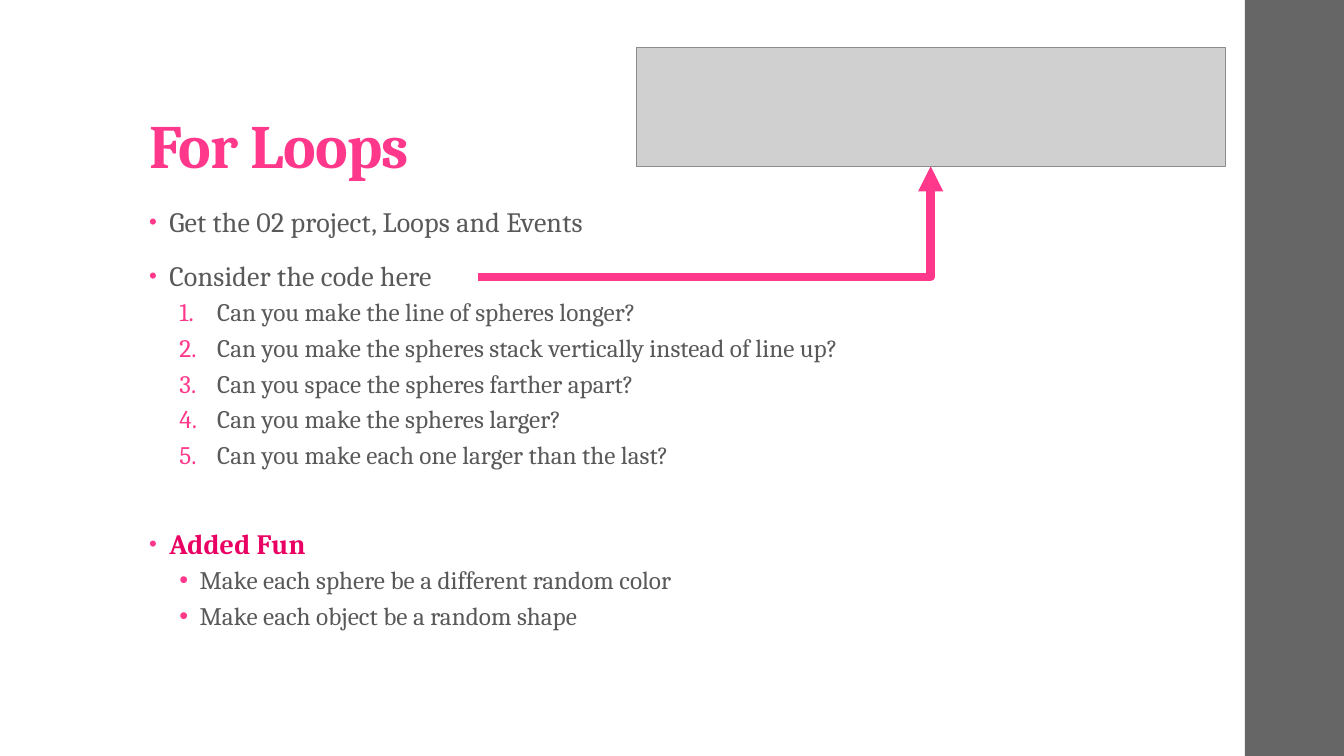
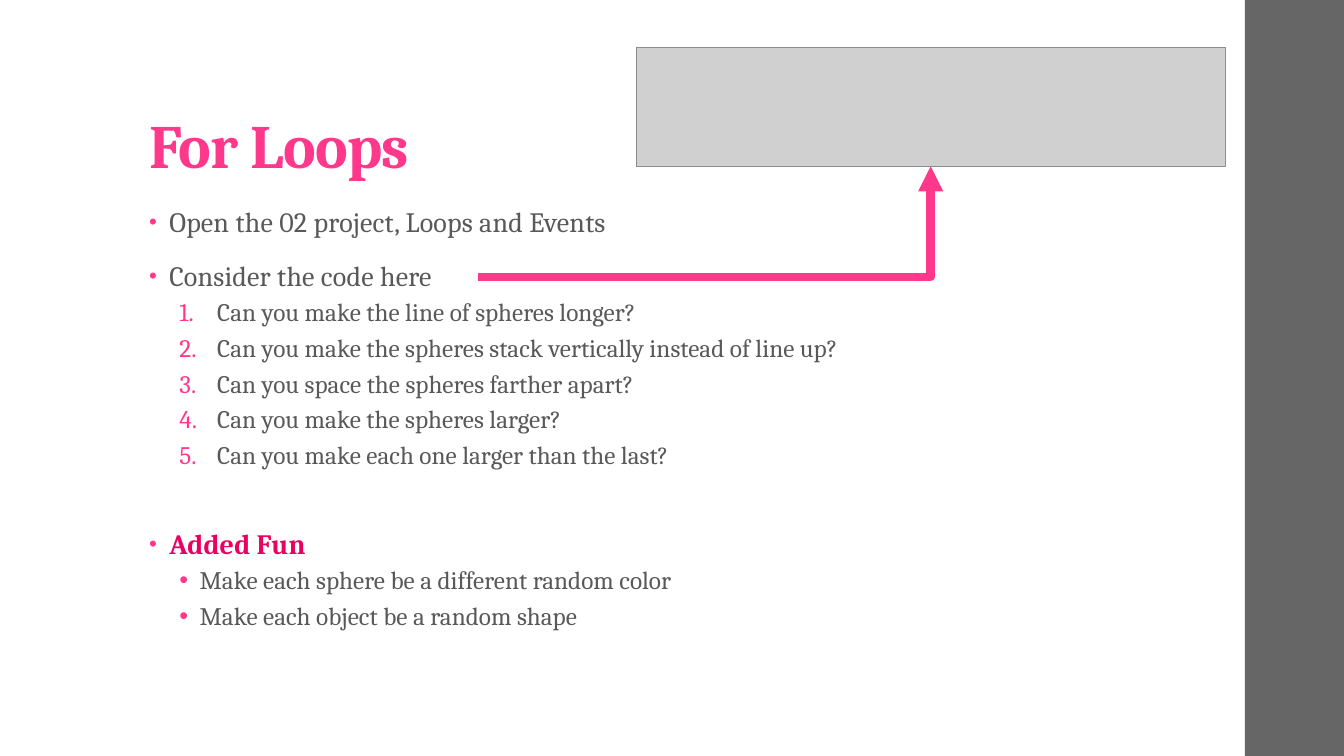
Before and after one commit to robotuw/uw-cse-da-startup, a slide deck: slide 13 of web/02_intro_to_threejs.pptx. Drawn at 1344x756 pixels with LibreOffice and Linux fonts; fonts in the diff are those of the drawing; grey boxes stand for pictures. Boxes give left, top, right and bottom in pixels: in the first picture for what was removed or moved away, otherwise in the second. Text is boxed around its words. In the diff, an @@ line names an element or a change of style, - is before the commit and + after.

```diff
--- a/web/02_intro_to_threejs.pptx
+++ b/web/02_intro_to_threejs.pptx
@@ text at (169, 212, 605, 238): text changed @@
-• Get the 02 project, Loops and Events
+• Open the 02 project, Loops and Events
```
Also in this commit, not shown: 3 other slides changed, 2 slides added, 3 other files.
